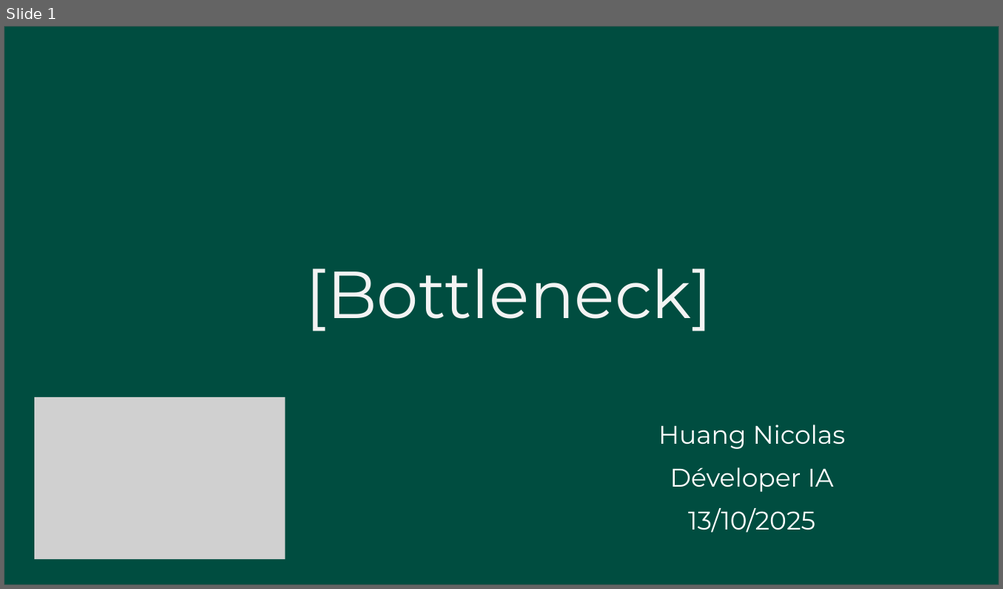
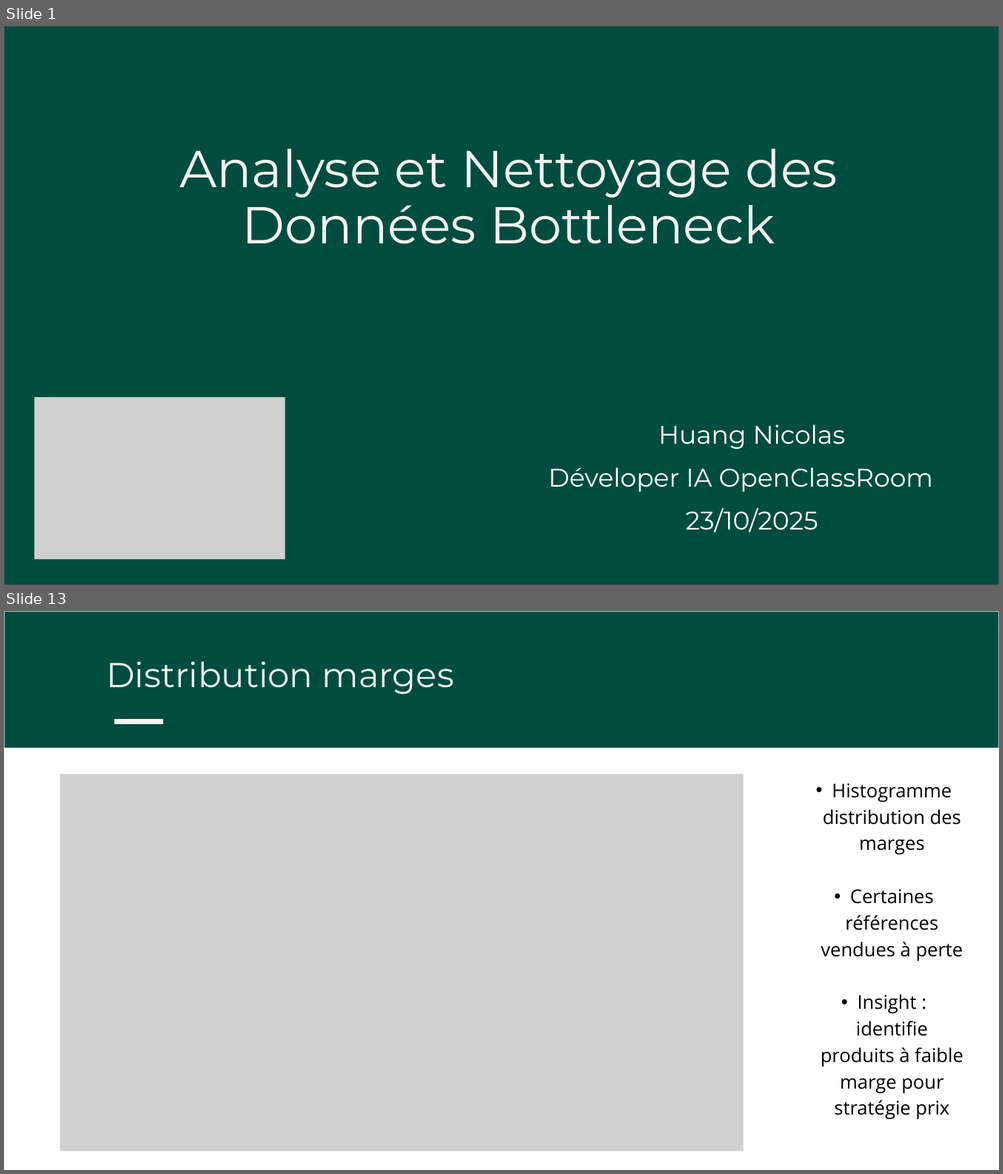
Before and after one commit to hNnicolas/P8_Gestion_donnee_boutique_python, a slide deck: Huang_Nicolas_2_Presentation_Bottleneck_102025.pptx. Shown one above the other, each under a label of ours: slide 1 before the commit, slides 1 and 13 after it; the slides between them are not shown. The pictures are 1003x589 and 1003x1174 pixels, drawn with LibreOffice and Linux fonts; fonts in the diff are those of the drawing; grey boxes stand for pictures. Boxes give left, top, right and bottom in pixels: in the first picture for what was removed or moved away, otherwise in the second. Text is boxed around its words. In the diff, an @@ line names an element or a change of style, - is before the commit and + after.

Commit message:
Mise à jour du notebook, présentation et graphiques d’analyse

```diff
--- a/Huang_Nicolas_2_Presentation_Bottleneck_102025.pptx
+++ b/Huang_Nicolas_2_Presentation_Bottleneck_102025.pptx
@@ slide 13 added at (4, 611, 999, 1170), background #FFFFFF @@
@@ freeform shape added at (4, 611, 999, 748), fill #004D40 @@
@@ freeform shape added at (4, 611, 999, 749), fill #FFFFFF @@
@@ text added at (106, 661, 454, 695), 50 pt, text #F3F3F3 @@
+Distribution marges
@@ freeform shape added at (114, 719, 163, 724), fill #F3F3F3 @@
@@ picture added at (60, 774, 743, 1151) @@
@@ text added at (820, 783, 963, 1119), 27.4 pt, text #000000 @@
+  • Histogramme distribution des marges
+  • Certaines références vendues à perte
+  • Insight : identifie produits à faible marge pour stratégie prix
@@ slide 1 changed as well @@
@@ text at (179, 149, 837, 244): text changed; size 96.2 to 75.2 pt @@
-[Bottleneck]
+Analyse et Nettoyage des Données Bottleneck
@@ text at (548, 468, 933, 492): text changed @@
-Déveloper IA
+Déveloper IA OpenClassRoom
@@ text at (686, 508, 818, 533): text changed @@
-13/10/2025
+23/10/2025
```
Also in this commit, not shown: 1 other slide changed, 14 other slides added, 11 slides removed, 14 other files.
